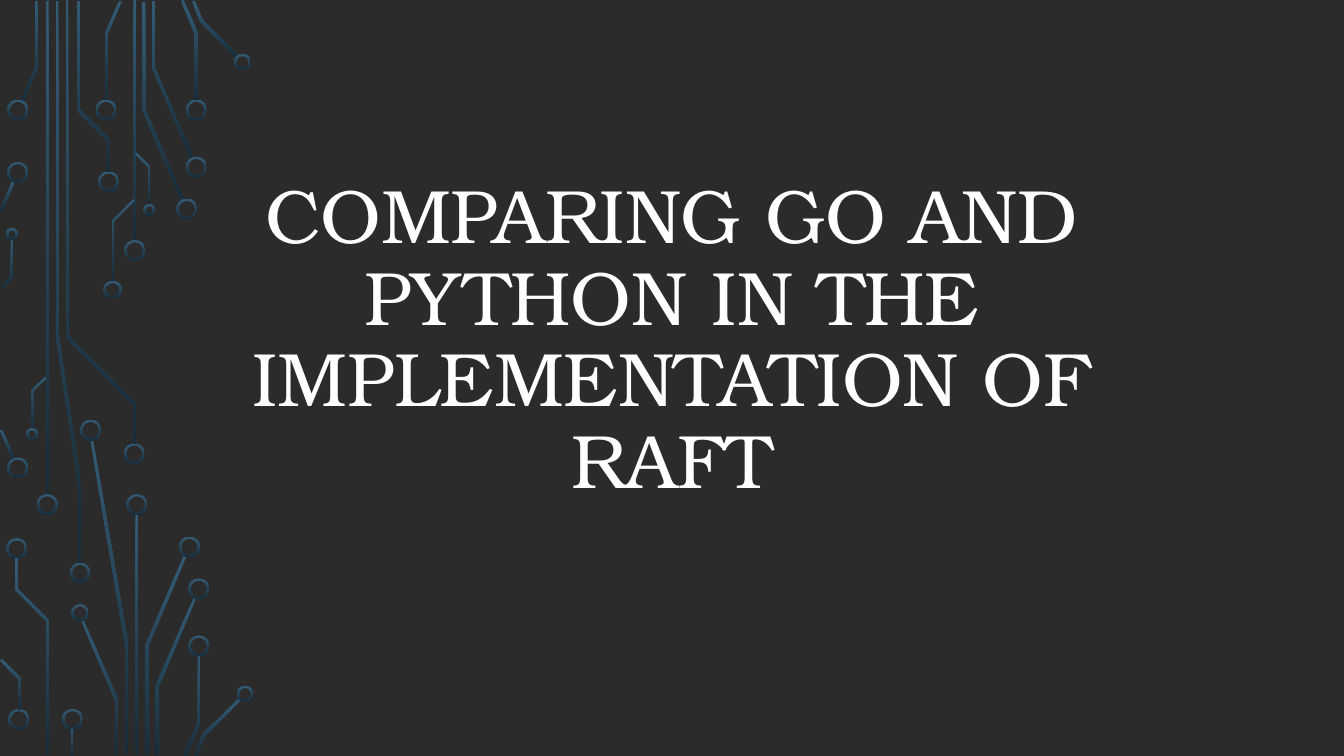
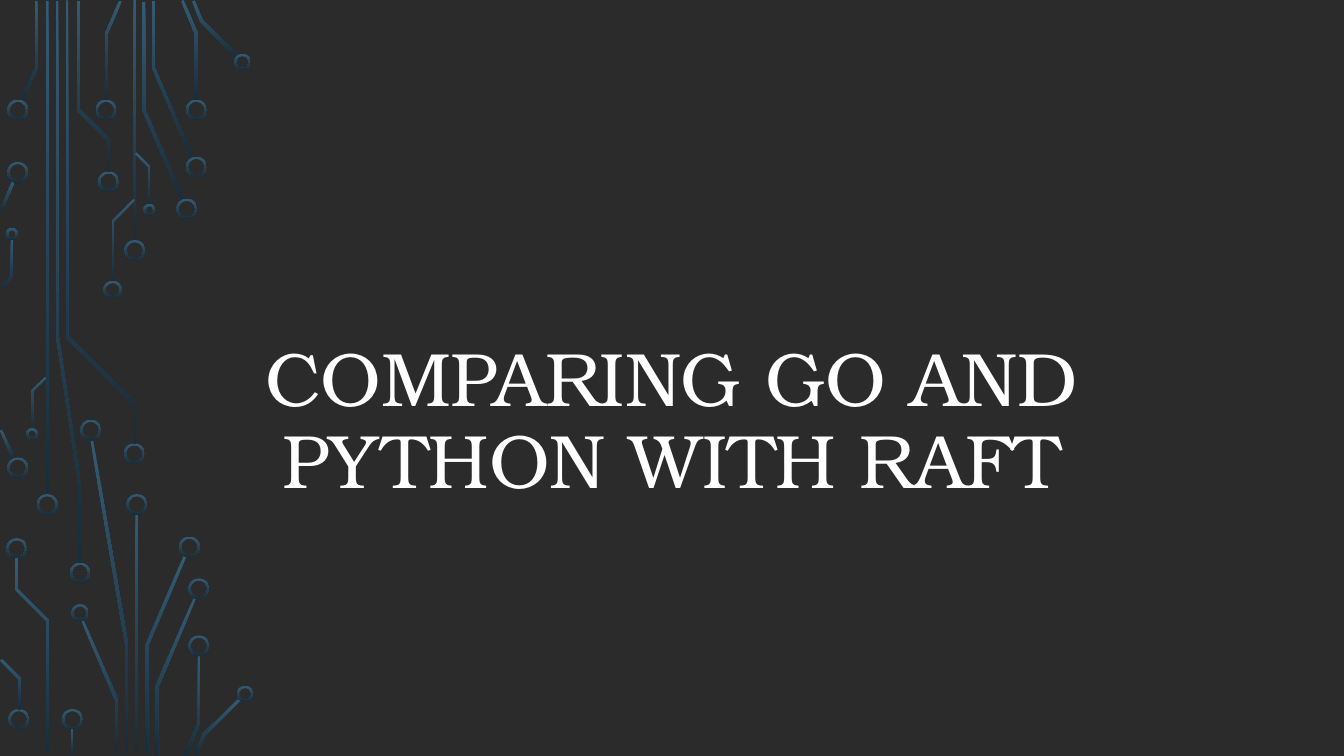
Before and after one commit to LukasKiederle/seminar-compare-go, a slide deck: slide 1 of Comparing Raft algorithm in go and Python.pptx. Drawn at 1344x756 pixels with LibreOffice and Linux fonts; fonts in the diff are those of the drawing; background and template pictures are left out; a plain dark background stands for a picture behind light text. Boxes give left, top, right and bottom in pixels: in the first picture for what was removed or moved away, otherwise in the second. Text is boxed around its words. In the diff, an @@ line names an element or a change of style, - is before the commit and + after.

Commit message:
updated presentation and fixed typo

```diff
--- a/Comparing Raft algorithm in go and Python.pptx
+++ b/Comparing Raft algorithm in go and Python.pptx
@@ text at [266, 353, 1078, 489]: text changed @@
-COMPARING GO AND PYTHON IN THE IMPLEMENTATION OF RAFT
+COMPARING GO AND PYTHON WITH RAFT
```
Also in this commit, not shown: 3 other slides changed, 3 slides added, 1 other file.
